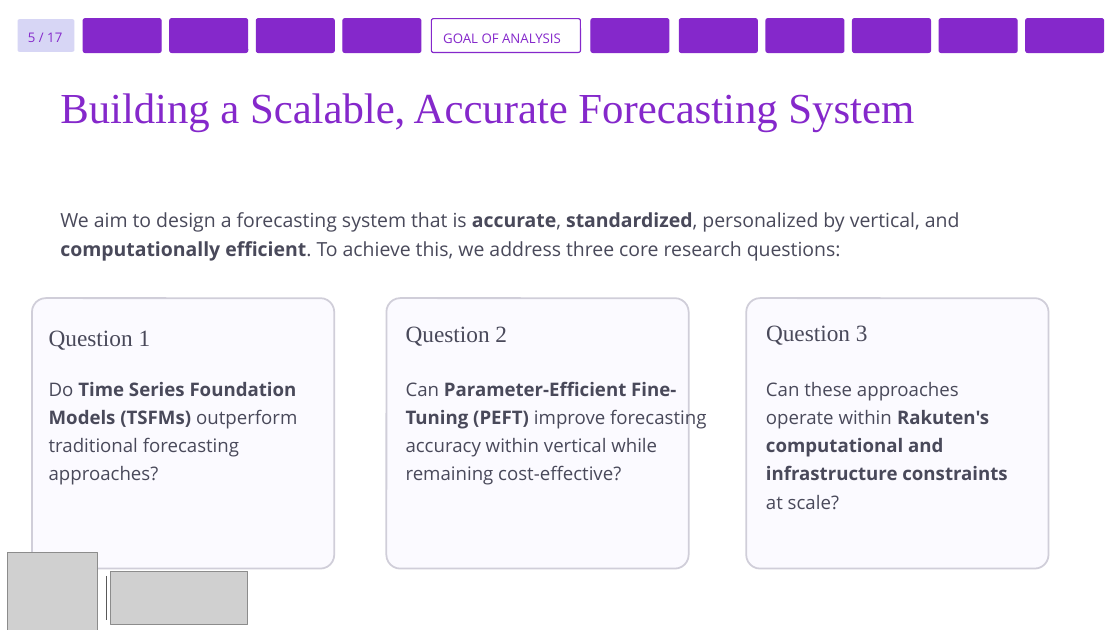
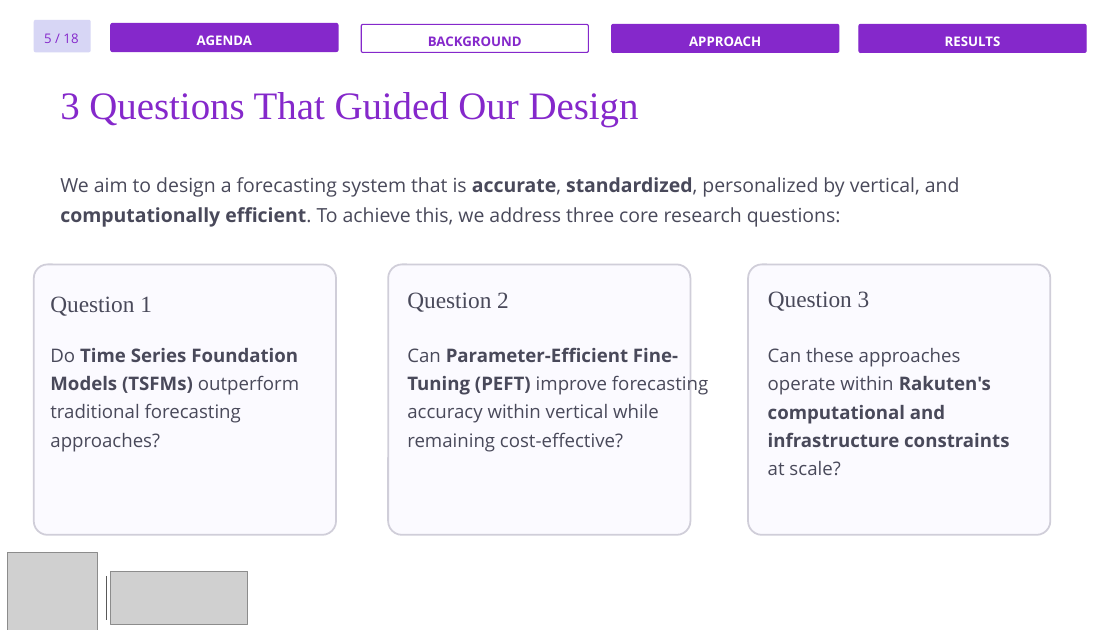
Before and after one commit to hkbuttar/Portfolio, a slide deck: slide 6 of assets/documents/experience/rakuten-capstone/Rakuten-Presentation.pptx. Drawn at 1120x630 pixels with LibreOffice and Linux fonts; fonts in the diff are those of the drawing; grey boxes stand for pictures. Boxes give left, top, right and bottom in pixels: in the first picture for what was removed or moved away, otherwise in the second. Text is boxed around its words. In the diff, an @@ line names an element or a change of style, - is before the commit and + after.

```diff
--- a/assets/documents/experience/rakuten-capstone/Rakuten-Presentation.pptx
+++ b/assets/documents/experience/rakuten-capstone/Rakuten-Presentation.pptx
@@ rounded rectangle: place and size @@
-rounded rectangle at bbox=[18, 19, 75, 52]
+rounded rectangle at bbox=[34, 20, 91, 53]
@@ rounded rectangle removed at bbox=[83, 19, 161, 53] @@
@@ rounded rectangle added at bbox=[111, 24, 338, 52], fill #8528CB, outline #8528CB 0.75 pt, 8.5 pt, text #FFFFFF, bold @@
+AGENDA
@@ rounded rectangle removed at bbox=[170, 19, 249, 53] @@
@@ rounded rectangle removed at bbox=[256, 19, 335, 53] @@
@@ rounded rectangle removed at bbox=[343, 19, 421, 53] @@
@@ rounded rectangle added at bbox=[362, 25, 589, 53], fill #FFFFFF, outline #8528CB 0.75 pt, 8.5 pt, text #8528CB, bold @@
+BACKGROUND
@@ rounded rectangle removed at bbox=[431, 19, 580, 53] @@
-GOAL OF ANALYSIS
@@ rounded rectangle removed at bbox=[591, 19, 670, 53] @@
@@ rounded rectangle added at bbox=[612, 25, 839, 53], fill #8528CB, outline #8528CB 0.75 pt, 8.5 pt, text #FFFFFF, bold @@
+APPROACH
@@ rounded rectangle removed at bbox=[680, 19, 758, 53] @@
@@ rounded rectangle removed at bbox=[766, 19, 844, 53] @@
@@ rounded rectangle removed at bbox=[852, 19, 931, 53] @@
@@ rounded rectangle added at bbox=[859, 25, 1086, 53], fill #8528CB, outline #8528CB 0.75 pt, 8.5 pt, text #FFFFFF, bold @@
+RESULTS
@@ rounded rectangle removed at bbox=[940, 19, 1018, 53] @@
@@ rounded rectangle removed at bbox=[1026, 19, 1104, 53] @@
@@ text at bbox=[44, 33, 78, 43]: text changed @@
-5 / 17
+5 / 18
@@ text at bbox=[60, 92, 639, 127]: text changed; size 27.5 to 25 pt @@
-Building a Scalable, Accurate Forecasting System
+3 Questions That Guided Our Design
@@ 2 texts, 1 rounded rectangle: place and size @@
-2 texts, 1 rounded rectangle at bbox=[386, 298, 706, 568]
+2 texts, 1 rounded rectangle at bbox=[389, 264, 708, 534]
@@ 5 texts, 2 rounded rectangles: place and size @@
-5 texts, 2 rounded rectangles at bbox=[32, 212, 1048, 568]
+5 texts, 2 rounded rectangles at bbox=[34, 177, 1051, 534]
```
Also in this commit, not shown: 16 other slides changed, 63 slides added, 11 slides removed, 5 other files.
